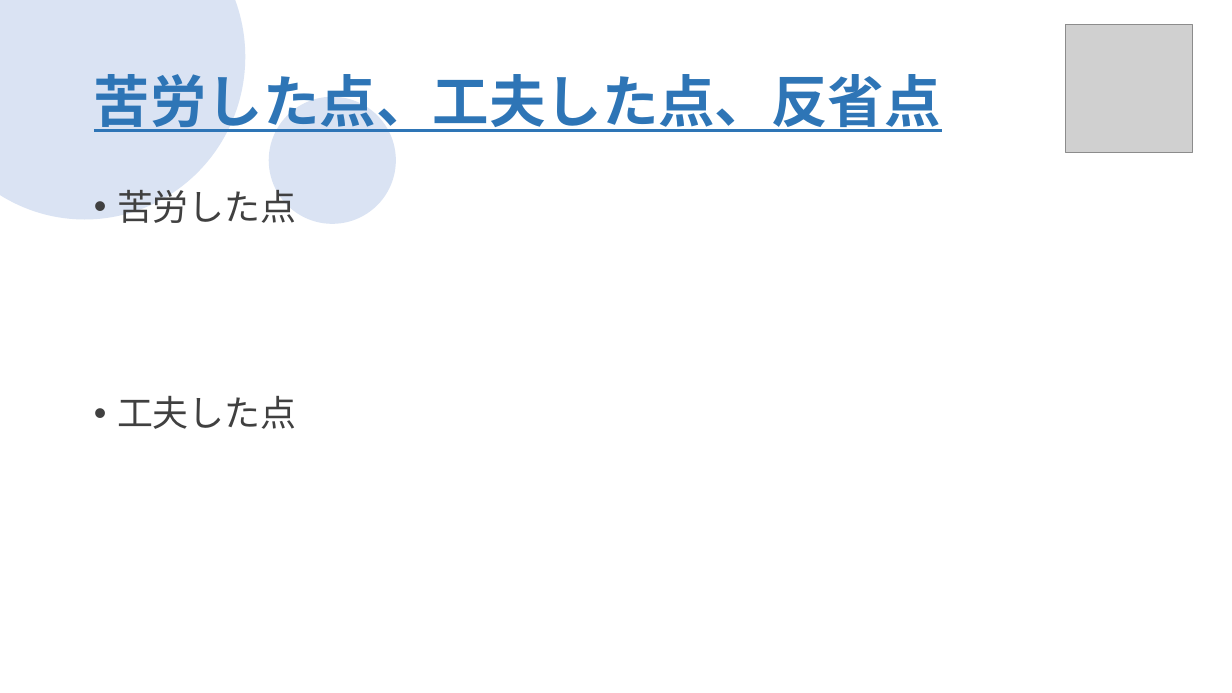
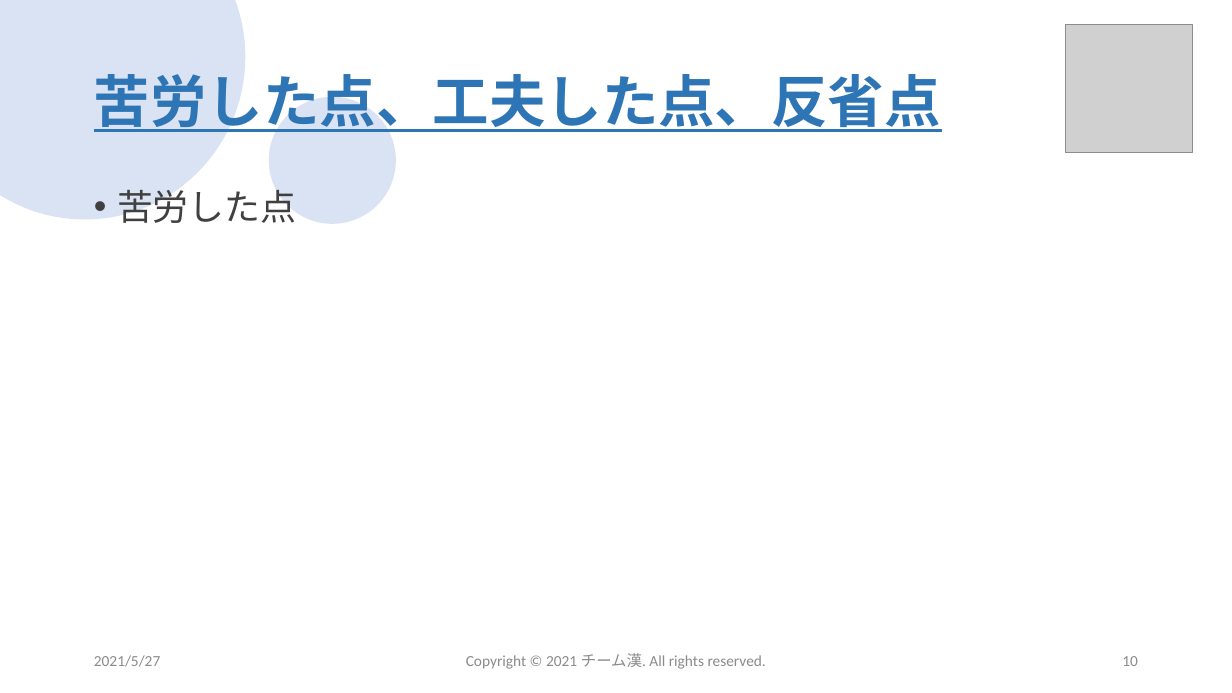
Before and after one commit to sss-sr2021/GUYS, a slide deck: slide 10 of 提出物/チーム漢_成果発表会プレゼン資料.pptx (slide 9 before the commit). Drawn at 1232x693 pixels with LibreOffice and Linux fonts; fonts in the diff are those of the drawing; grey boxes stand for pictures; background and template pictures are left out. Boxes give left, top, right and bottom in pixels: in the first picture for what was removed or moved away, otherwise in the second. Text is boxed around its words. In the diff, an @@ line names an element or a change of style, - is before the commit and + after.

```diff
--- a/提出物/チーム漢_成果発表会プレゼン資料.pptx
+++ b/提出物/チーム漢_成果発表会プレゼン資料.pptx
@@ text at bbox=[117, 396, 296, 429]: paragraph removed @@
-• 工夫した点
@@ text added at bbox=[94, 655, 160, 667], 12 pt, text #8C8C8C @@
+2021/5/27
@@ text added at bbox=[466, 653, 766, 669], 12 pt, text #8C8C8C @@
+Copyright © 2021 チーム漢. All rights reserved.
@@ page number added at bbox=[1122, 656, 1138, 666], 12 pt, text #8C8C8C @@
+10
```
Also in this commit, not shown: 11 other slides changed, 2 slides added, 2 other files.
